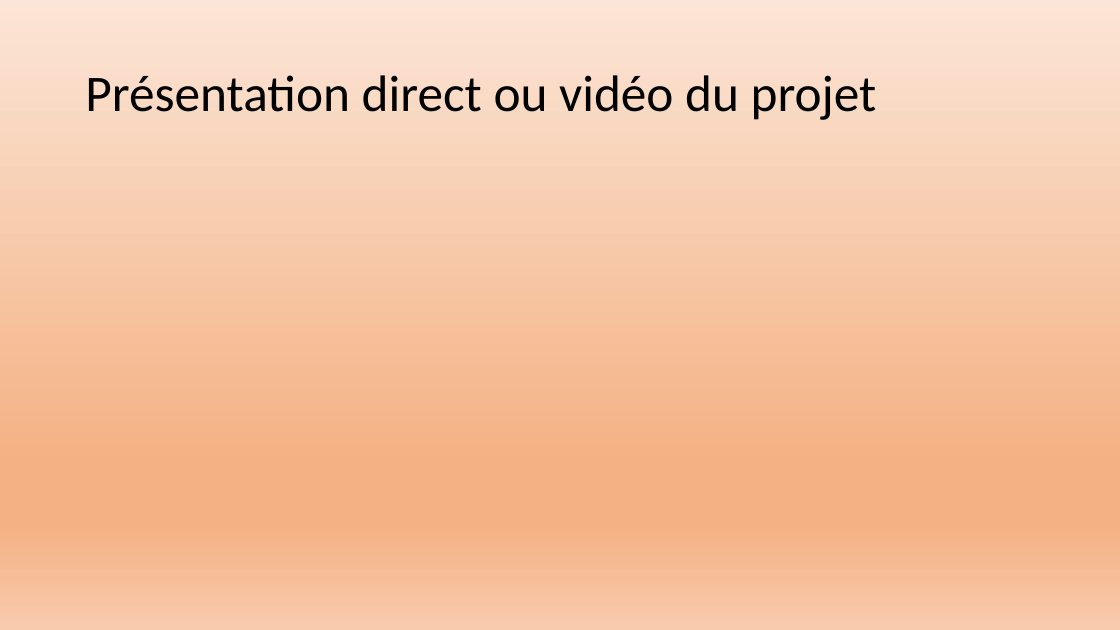
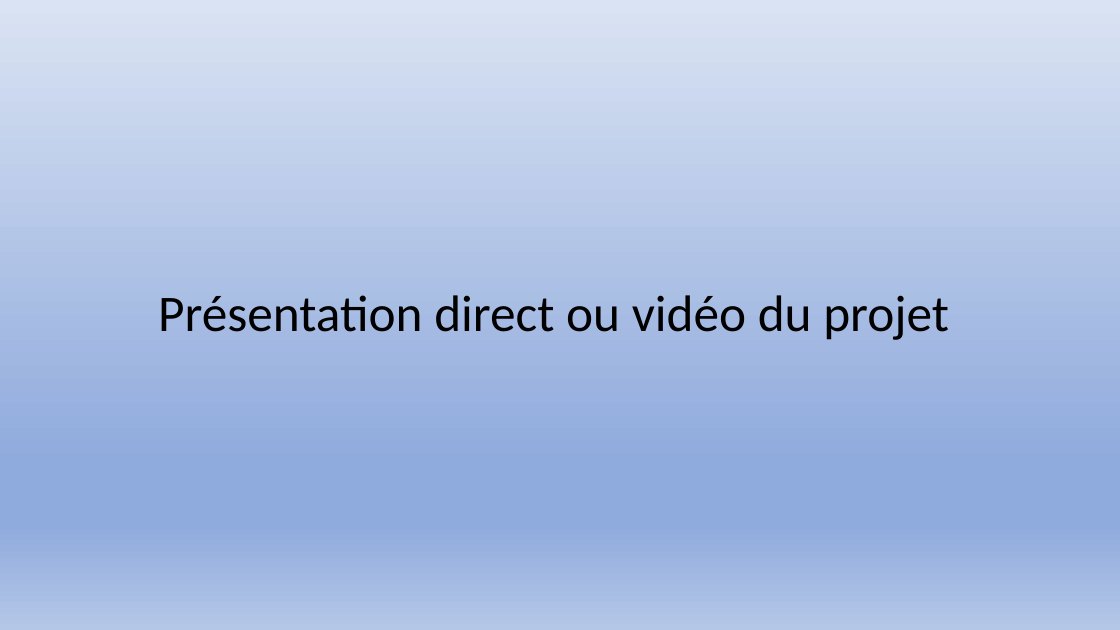
Before and after one commit to Exia-Jellyfish/UE-1-Projet-Grp7, a slide deck: slide 10 of PROJET 1 UE 1 diapositive.pptx. Drawn at 1120x630 pixels with LibreOffice and Linux fonts; fonts in the diff are those of the drawing. Boxes give left, top, right and bottom in pixels: in the first picture for what was removed or moved away, otherwise in the second. Text is boxed around its words. In the diff, an @@ line names an element or a change of style, - is before the commit and + after.

Commit message:
Modification style du diapo

```diff
--- a/PROJET 1 UE 1 diapositive.pptx
+++ b/PROJET 1 UE 1 diapositive.pptx
@@ background gradient #FBE5D6 to #F4B183 to #F8CBAD to gradient #DAE3F3 to #8FAADC to #B4C7E7 @@
@@ title "Présentation direct ou vidéo du ...": place and size @@
-title "Présentation direct ou vidéo du ..." at (85,75,877,120)
+title "Présentation direct ou vidéo du ..." at (158,295,949,340)
@@ title "Présentation direct ou vidéo du ..." at (158,295,949,340): alignment left to centre @@
```
Also in this commit, not shown: 11 other slides changed.
